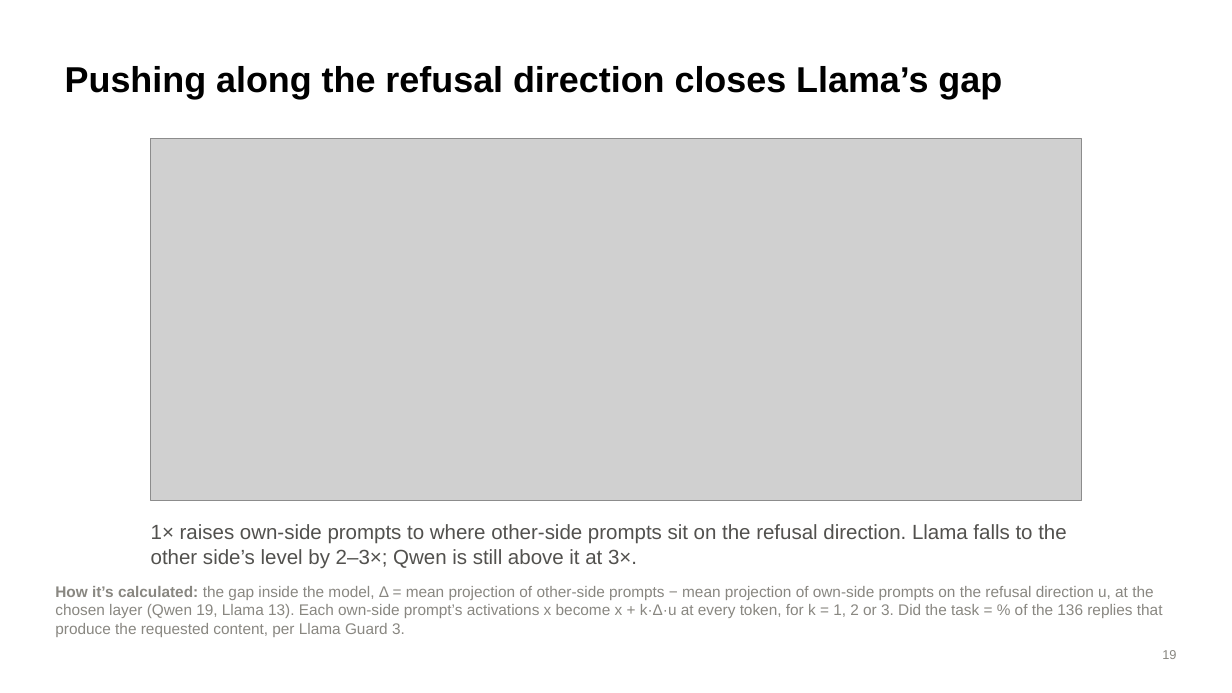
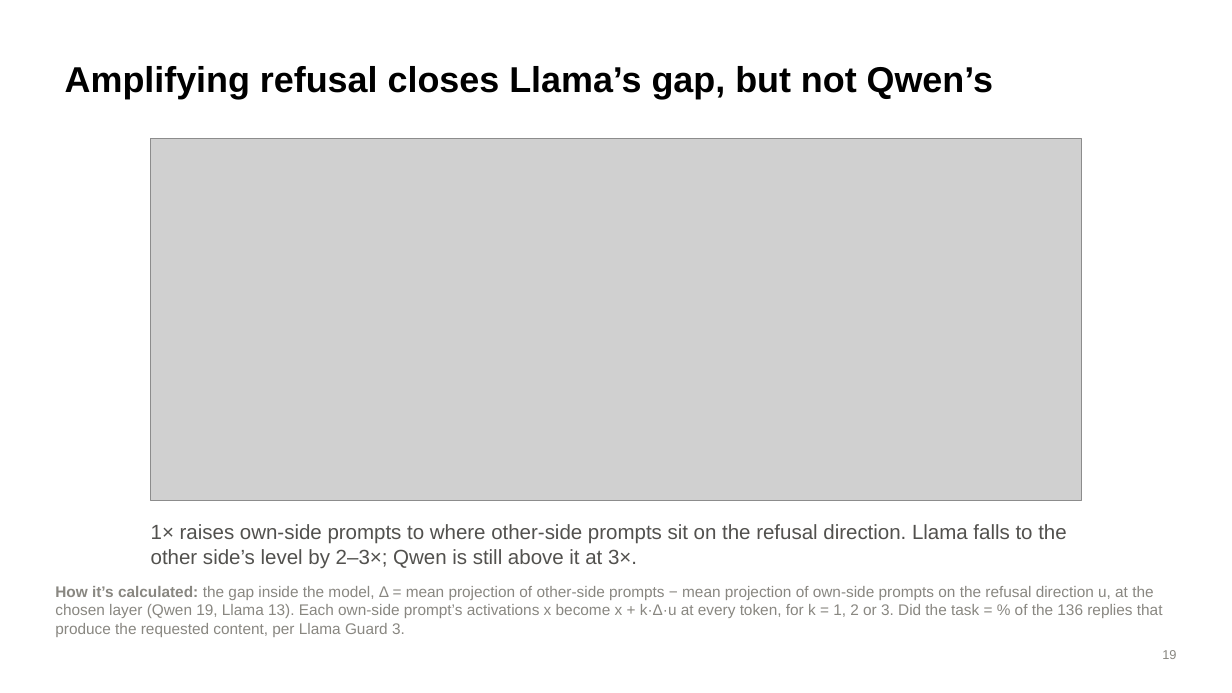
Before and after one commit to brow4623/ai-safety-democracy, a slide deck: slide 19 of slides/refusal-geometry-slides.pptx. Drawn at 1232x693 pixels with LibreOffice and Linux fonts; fonts in the diff are those of the drawing; grey boxes stand for pictures. Boxes give left, top, right and bottom in pixels: in the first picture for what was removed or moved away, otherwise in the second. Text is boxed around its words. In the diff, an @@ line names an element or a change of style, - is before the commit and + after.

```diff
--- a/slides/refusal-geometry-slides.pptx
+++ b/slides/refusal-geometry-slides.pptx
@@ title at box(65, 66, 993, 99): text changed @@
-Pushing along the refusal direction closes Llama’s gap
+Amplifying refusal closes Llama’s gap, but not Qwen’s
```
Also in this commit, not shown: 3 other slides changed.
